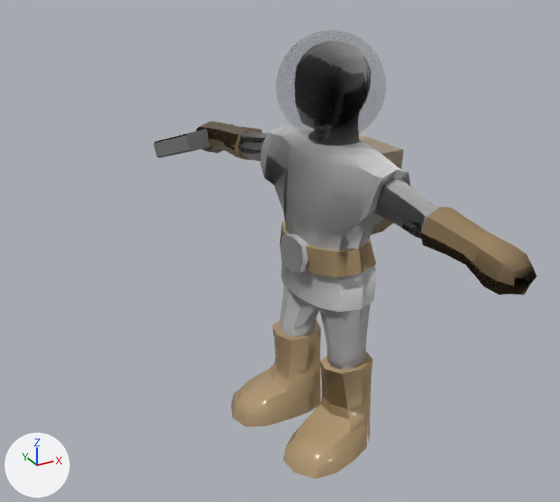
Before and after pictures for a commit that changed the glTF model test/omnidude.glb.
Both versions are drawn from a 50 mm camera at (-0.834, -1.339, 1.1) aimed at (-0.077, 0.037, 0.412). Arrows for +X, +Y and +Z are at lower left; the lights stay in place. Where no turn or scale is listed for an object, it has been applied to the vertices. Vertices at the same position are counted once.

Before the edit, the objects in view are built like this:
```python
ob_armor = bpy.data.objects.new('Armor', me_mesh_5)
ob_armor.location = (0.0, 0.0, 0.0)
ob_backpack = bpy.data.objects.new('Backpack', me_mesh_2)
ob_backpack.location = (0.0, 0.0, 0.0)
ob_ball = bpy.data.objects.new('Ball', me_mesh_4)
ob_ball.location = (0.0, 0.0, 0.0)
ob_belt = bpy.data.objects.new('Belt', me_mesh_8)
ob_belt.location = (0.0, 0.0, 0.0)
ob_boots = bpy.data.objects.new('Boots', me_mesh_7)
ob_boots.location = (0.0, 0.0, 0.0)
ob_cylinder = bpy.data.objects.new('Cylinder', me_mesh_9)
ob_cylinder.location = (0.0, 0.0, 0.0)
ob_gloves = bpy.data.objects.new('Gloves', me_mesh_6)
ob_gloves.location = (0.0, 0.0, 0.0)
ob_omnidude = bpy.data.objects.new('Omnidude', me_mesh_0)
ob_omnidude.location = (0.0, 0.0, 0.0)
ob_pistol = bpy.data.objects.new('Pistol', me_mesh_1)
ob_pistol.location = (0.0, 0.0, 0.0)
```
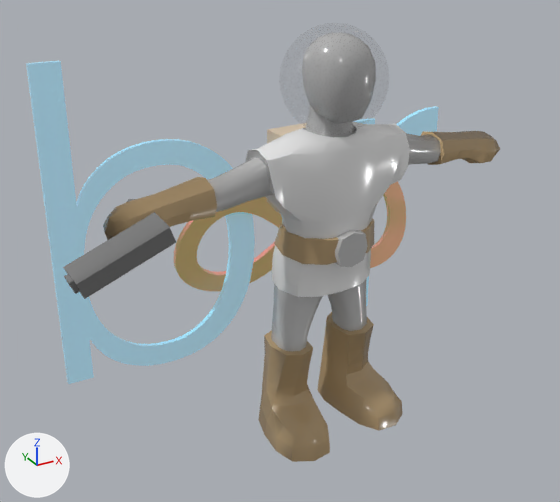
What differs and where, as boxes [x1, y1, x2, y2] in the pictures (560 x 502 px; the box of a moved part takes in the faces that stretch with it):
'Extrude.1', added
    after: [26, 60, 255, 384]
'Armor', reshaped (9% wider, 7% shorter)
    before: [260, 124, 411, 312]
    after: [246, 123, 410, 297]
'Boots', reshaped (6% shorter)
    before: [231, 319, 373, 479]
    after: [258, 312, 403, 462]
'Gloves', reshaped (16% wider, 37% shorter)
    before: [196, 121, 537, 295]
    after: [103, 131, 500, 240]
'Omnidude', reshaped (17% wider, 6% shorter)
    before: [238, 131, 438, 370]
    after: [207, 127, 441, 351]
'Ball', reshaped
    before: [276, 30, 386, 142]
    after: [279, 22, 389, 135]
'Pistol', reshaped (43% wider, 189% taller)
    before: [154, 124, 233, 158]
    after: [63, 199, 176, 299]
'Extrude', added
    after: [174, 182, 406, 291]
'Belt', reshaped
    before: [280, 221, 376, 278]
    after: [274, 218, 374, 265]
'Backpack', reshaped
    before: [359, 134, 403, 235]
    after: [267, 124, 305, 214]
'Extrude.2', added
    after: [366, 106, 439, 306]
part 9 of me_mesh_9, moved or reshaped
    before: [280, 234, 309, 273]
    after: [335, 230, 368, 267]

Diff of the bpy script that builds the scene:
```diff
--- a/test/omnidude.glb.py
+++ b/test/omnidude.glb.py
@@ me_mesh_0 @@
 me_mesh_0.from_pydata(...)  # 607 vertices, 1200 faces; spans x -0.179..0.117, y -0.523..0.446, z -0.031..0.759
+# me_mesh_0 part 1: the whole mesh is multiplied about its middle by the matrix ((0.084, -0.995, -0.047), (0.994, 0.087, -0.068), (0.072, -0.041, 0.997)), then moved by (0.047, 0.002, 0.012)
 me_mesh_0.materials.append(mat_cloth)
@@ me_mesh_1 @@
 me_mesh_1.from_pydata(...)  # 61 vertices, 114 faces; spans x -0.18..-0.014, y 0.342..0.54, z 0.511..0.615
+# me_mesh_1 part 2: the whole mesh is multiplied about its middle by the matrix ((0.084, -0.995, -0.047), (0.994, 0.087, -0.068), (0.072, -0.041, 0.997)), then moved by (-0.379, -0.516, -0.013)
 me_mesh_1.materials.append(mat_metal)
@@ me_mesh_2 @@
 me_mesh_2.from_pydata(...)  # 20 vertices, 36 faces; spans x 0.029..0.158, y -0.109..0.058, z 0.461..0.656
+# me_mesh_2 part 3: the whole mesh is multiplied about its middle by the matrix ((0.084, -0.995, -0.047), (0.994, 0.087, -0.068), (0.072, -0.041, 0.997)), then moved by (-0.089, 0.101, 0.02)
 me_mesh_2.materials.append(mat_burlap)
@@ me_mesh_4 @@
 me_mesh_4.from_pydata(...)  # 482 vertices, 960 faces; spans x -0.114..0.102, y -0.15..0.065, z 0.673..0.889
+# me_mesh_4 part 4: the whole mesh is multiplied about its middle by the matrix ((0.084, -0.995, -0.047), (0.994, 0.087, -0.068), (0.072, -0.041, 0.997)), then moved by (0.008, 0.002, 0.013)
 me_mesh_4.materials.append(mat_glass)
@@ me_mesh_5 @@
 me_mesh_5.from_pydata(...)  # 187 vertices, 360 faces; spans x -0.084..0.086, y -0.223..0.14, z 0.32..0.68
+# me_mesh_5 part 5: the whole mesh is multiplied about its middle by the matrix ((0.084, -0.995, -0.047), (0.994, 0.087, -0.068), (0.072, -0.041, 0.997)), then moved by (0.013, 0.027, 0.014)
 me_mesh_5.materials.append(mat_armor)
@@ me_mesh_6 @@
 me_mesh_6.from_pydata(...)  # 116 vertices, 224 faces; spans x -0.113..0.122, y -0.529..0.452, z 0.502..0.637
+# me_mesh_6 part 6: the whole mesh is multiplied about its middle by the matrix ((0.084, -0.995, -0.047), (0.994, 0.087, -0.068), (0.072, -0.041, 0.997)), then moved by (0.004, 0.023, 0.014)
 me_mesh_6.materials.append(mat_leather)
@@ me_mesh_7 @@
 me_mesh_7.from_pydata(...)  # 136 vertices, 264 faces; spans x -0.185..0.08, y -0.198..0.144, z -0.037..0.197
+# me_mesh_7 part 7: the whole mesh is multiplied about its middle by the matrix ((0.084, -0.995, -0.047), (0.994, 0.087, -0.068), (0.072, -0.041, 0.997)), then moved by (0.069, -0.011, 0.011)
 me_mesh_7.materials.append(mat_leather)
@@ me_mesh_8 @@
 me_mesh_8.from_pydata(...)  # 89 vertices, 144 faces; spans x -0.096..0.089, y -0.14..0.075, z 0.407..0.475
+# me_mesh_8 part 8: the whole mesh is multiplied about its middle by the matrix ((0.084, -0.995, -0.047), (0.994, 0.087, -0.068), (0.072, -0.041, 0.997)), then moved by (0.011, 0.018, 0.014)
 me_mesh_8.materials.append(mat_leather)
@@ me_mesh_9 @@
 me_mesh_9.from_pydata(...)  # 17 vertices, 24 faces; spans x -0.1033..-0.0728, y -0.0879..-0.0079, z 0.4026..0.4812
+# me_mesh_9 part 9: the whole mesh is multiplied about its middle by the matrix ((0.084, -0.995, -0.047), (0.994, 0.087, -0.068), (0.072, -0.041, 0.997)), then moved by (0.1046, -0.0517, 0.0082)
 me_mesh_9.materials.append(mat_cloth)
@@ ob_extrude_1 @@
+ob_extrude_1 = bpy.data.objects.new('Extrude.1', me_mesh_4_1)  # 214 vertices, 428 faces; spans x 0.0..0.514, y 0.0..0.013, z 0.002..0.788; in mat_material (cyan #6fd0f3)
+ob_extrude_1.location = (-0.511, 0.317, 0.024)
@@ ob_extrude @@
+ob_extrude = bpy.data.objects.new('Extrude', me_mesh_3_1)  # 368 vertices, 740 faces; spans x 0.297..0.999, y -0.002..0.1, z 0.145..0.452; in mat_material_2 (pink #e86a8c)
+ob_extrude.location = (-0.511, 0.277, 0.021)
@@ ob_extrude_2 @@
+ob_extrude_2 = bpy.data.objects.new('Extrude.2', me_mesh_2_1)  # 62 vertices, 120 faces; spans x 0.813..1.088, y 0.0..0.013, z 0.015..0.58; in mat_material (cyan #6fd0f3)
+ob_extrude_2.location = (-0.511, 0.315, 0.021)
```
